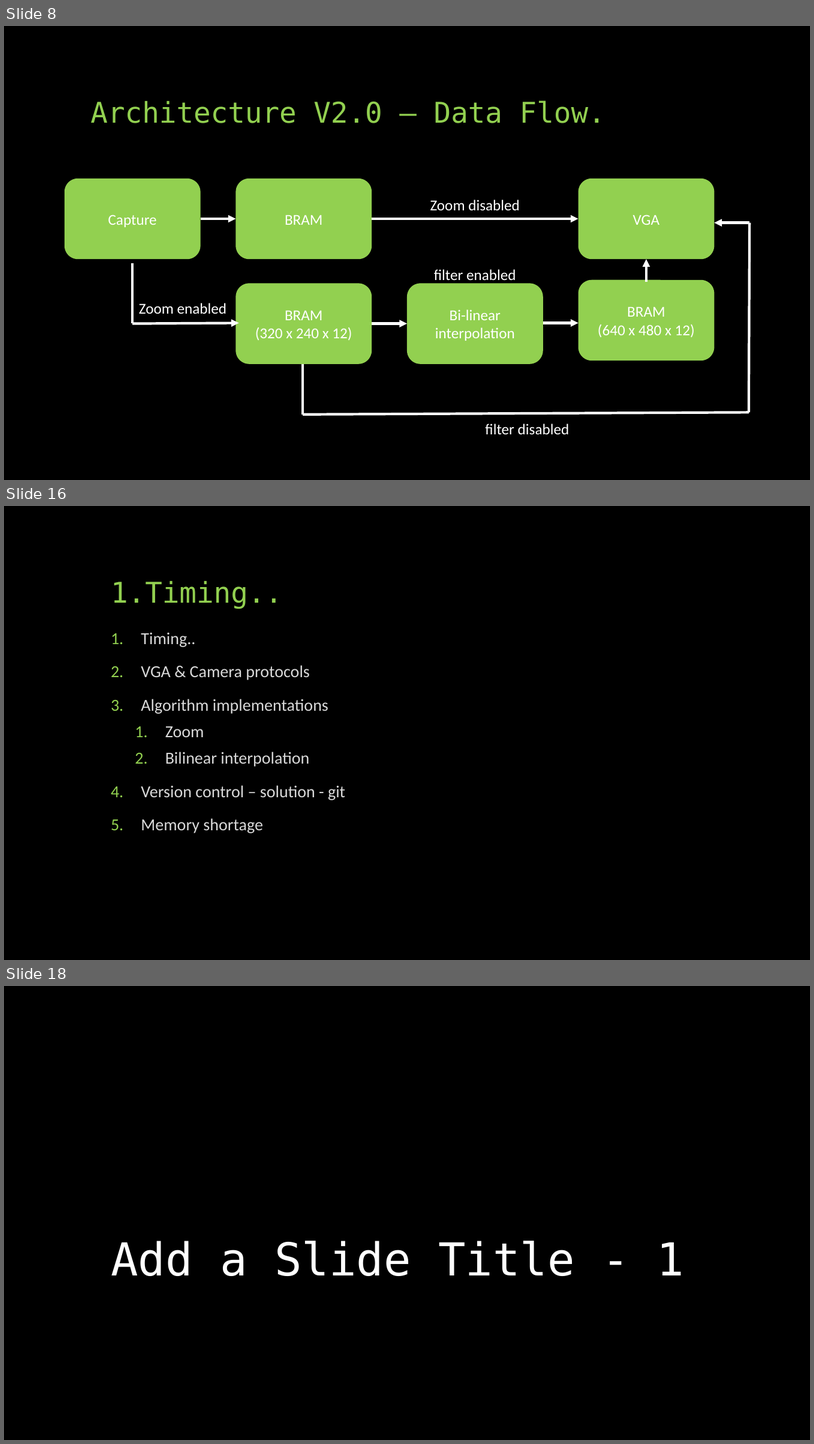
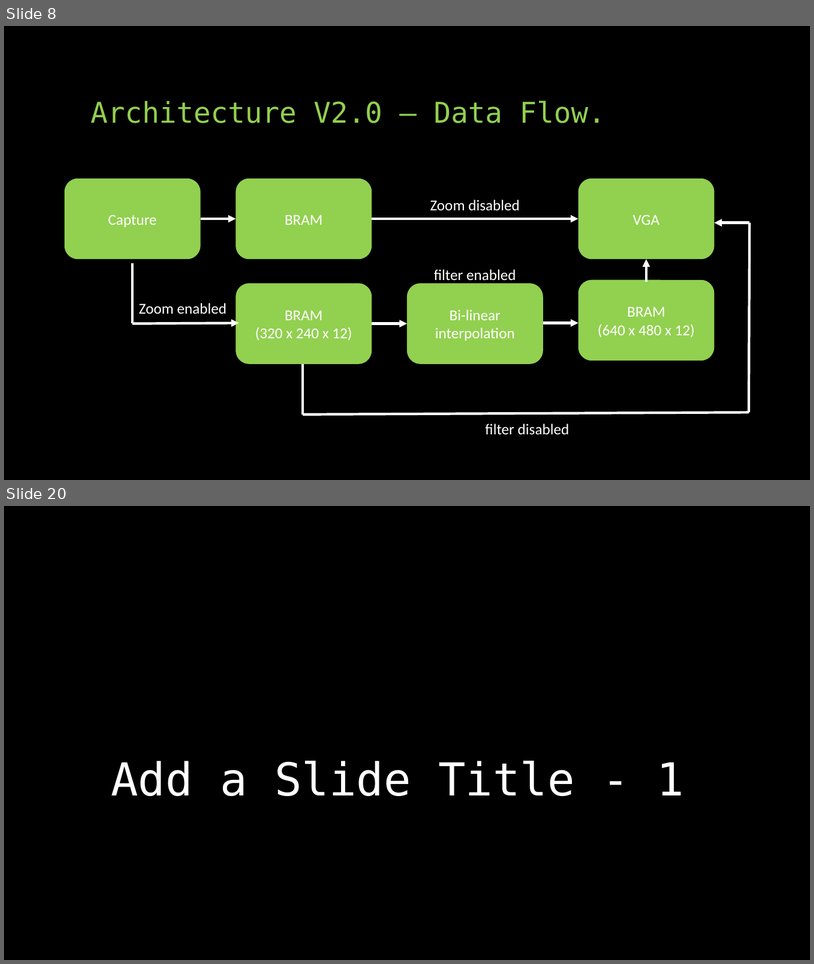
Before and after one commit to idowein/FPGA-image-interpolator, a slide deck: datasheets/Digital Zoom presentation.pptx. Shown one above the other, each under a label of ours: slides 8, 16 and 18 before the commit, slides 8 and 20 after it; the slides between them are not shown. The pictures are 814x1444 and 814x964 pixels, drawn with LibreOffice and Linux fonts; fonts in the diff are those of the drawing. Boxes give left, top, right and bottom in pixels: in the first picture for what was removed or moved away, otherwise in the second. Text is boxed around its words. In the diff, an @@ line names an element or a change of style, - is before the commit and + after.

```diff
--- a/datasheets/Digital Zoom presentation.pptx
+++ b/datasheets/Digital Zoom presentation.pptx
@@ slide 16 removed at [4,506,810,960], background #000000 @@
@@ title removed at [111,581,282,609] @@
-1. Timing..
@@ text removed at [141,632,345,833] @@
-1. Timing..
-2. VGA & Camera protocols
-3. Algorithm implementations
-  1. Zoom
-  2. Bilinear interpolation
-4. Version control – solution - git
-5. Memory shortage
@@ what was slide 18 is now slide 20 @@
```
Also in this commit, not shown: 6 slides changed, 5 slides added, 2 other slides removed.
